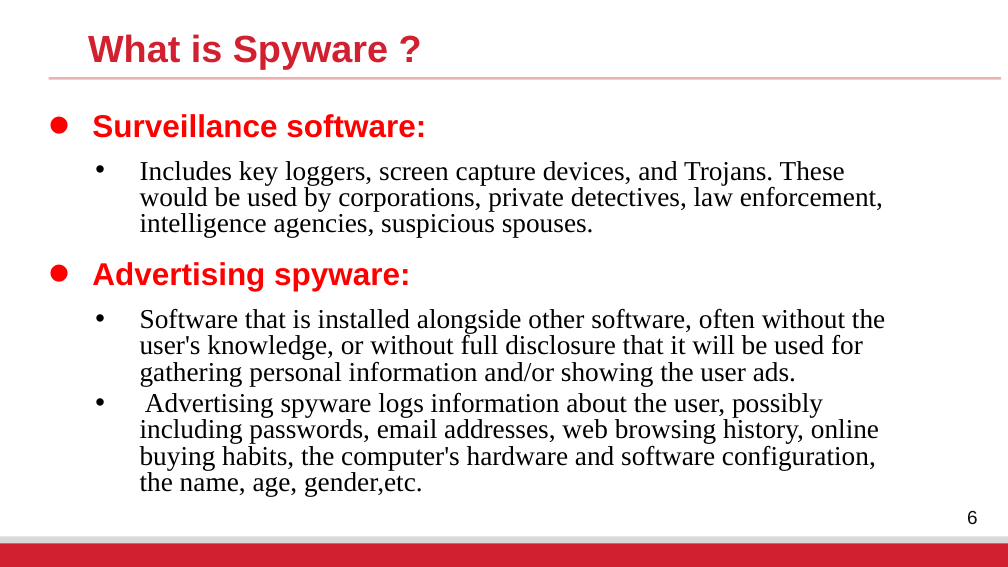
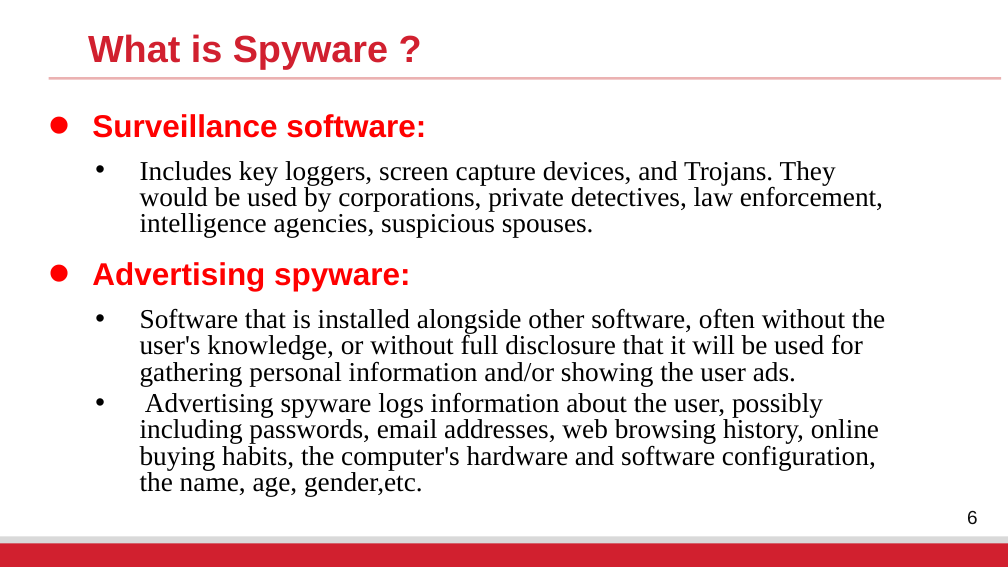
Before and after one commit to fangtian-zhong/fangtian-zhong.github.io, a slide deck: slide 6 of assets/slides/CSCI_591_Malicious_Code_Analysis_12.pptx. Drawn at 1008x567 pixels with LibreOffice and Linux fonts; fonts in the diff are those of the drawing; background and template pictures are left out. Boxes give left, top, right and bottom in pixels: in the first picture for what was removed or moved away, otherwise in the second. Text is boxed around its words. In the diff, an @@ line names an element or a change of style, - is before the commit and + after.

```diff
--- a/assets/slides/CSCI_591_Malicious_Code_Analysis_12.pptx
+++ b/assets/slides/CSCI_591_Malicious_Code_Analysis_12.pptx
@@ text at bbox=[140, 161, 883, 238]: text changed @@
-• Includes key loggers, screen capture devices, and Trojans. These would be used by corporations, private detectives, law enforcement, intelligence agencies, suspicious spouses.
+• Includes key loggers, screen capture devices, and Trojans. They would be used by corporations, private detectives, law enforcement, intelligence agencies, suspicious spouses.
```
Also in this commit, not shown: 6 other slides changed.
